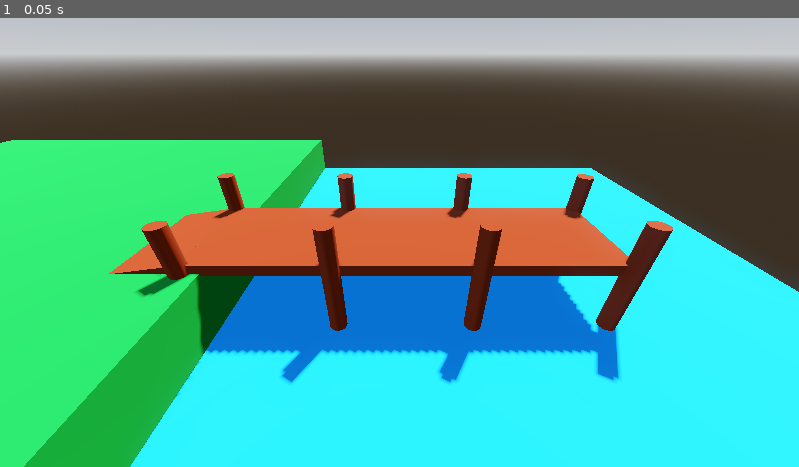
Above: before the commit, frame 1.
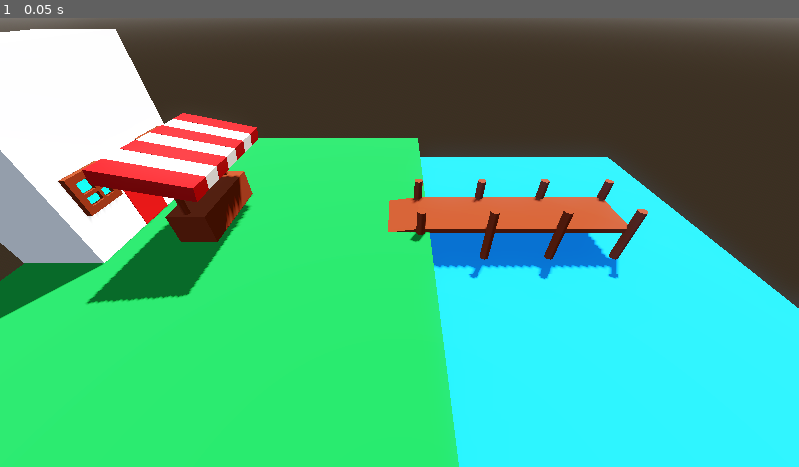
Above: after the commit, the same moment.

Repository: SearedBacon/Fishing-Boi
Game: Godot game, scene res://scenes/level_1.tscn
Two runs of this game, one before a commit and one after it. Both use one fixed random seed, a clock stepped at 60 frames per second and the inputs below.
Inputs:
- Up to frame 1 (0.05 s): no input

The runs differ from the first frame. In frame 1, 61% of the frame differs, in the area x 0-100%, y 0-100%.

Commit message:
added detail to shop and created a sell stall

Diff:
--- a/scenes/level_1.tscn
+++ b/scenes/level_1.tscn
@@ -2,6 +2,7 @@
 
 [ext_resource type="Script" uid="uid://cthanm8naway1" path="res://scripts/level_1.gd" id="1_014kd"]
 [ext_resource type="PackedScene" uid="uid://cuo8gfhkuj1sp" path="res://scenes/upgrade_shop.tscn" id="2_bswci"]
+[ext_resource type="PackedScene" uid="uid://dw2gc2ovfuieo" path="res://scenes/window.tscn" id="3_rus8k"]
 
 [sub_resource type="ProceduralSkyMaterial" id="ProceduralSkyMaterial_014kd"]
 sky_horizon_color = Color(0.66224277, 0.6717428, 0.6867428, 1)
@@ -40,10 +41,24 @@
 [sub_resource type="StandardMaterial3D" id="StandardMaterial3D_bswci"]
 
 [sub_resource type="StandardMaterial3D" id="StandardMaterial3D_rus8k"]
-albedo_color = Color(0, 1, 0.9333334, 1)
+albedo_color = Color(0.8301911, 3.3210217e-06, 6.738305e-07, 1)
+
+[sub_resource type="SphereMesh" id="SphereMesh_5xbjy"]
 
 [sub_resource type="StandardMaterial3D" id="StandardMaterial3D_5xbjy"]
 albedo_color = Color(0.5, 0.17500001, 0, 1)
+
+[sub_resource type="StandardMaterial3D" id="StandardMaterial3D_4nkto"]
+albedo_color = Color(0.5, 0.17500001, 0, 1)
+
+[sub_resource type="CylinderMesh" id="CylinderMesh_fcfvj"]
+material = SubResource("StandardMaterial3D_4nkto")
+height = 8.0
+
+[sub_resource type="StandardMaterial3D" id="StandardMaterial3D_fcfvj"]
+
+[sub_resource type="StandardMaterial3D" id="StandardMaterial3D_pa8r4"]
+albedo_color = Color(0.7425065, 2.7915835e-06, 5.7756904e-07, 1)
 
 [node name="Level1" type="Node3D" unique_id=267723521]
 script = ExtResource("1_014kd")
@@ -110,7 +125,7 @@
 material = SubResource("StandardMaterial3D_ihfcg")
 
 [node name="Camera3D" type="Camera3D" parent="." unique_id=1110458347]
-transform = Transform3D(1, 0, 0, 0, 0.8405288, 0.5417669, 0, -0.5417669, 0.8405288, -2.640092, 20.120394, 22.855976)
+transform = Transform3D(1, 0, 0, 0, 0.759646, 0.65033674, 0, -0.65033674, 0.759646, -23.383654, 36.665707, 43.84237)
 
 [node name="UpgradeShop" parent="." unique_id=1040199959 instance=ExtResource("2_bswci")]
 visible = false
@@ -118,18 +133,59 @@
 [node name="UpgradeStore" type="Node" parent="." unique_id=2025663157]
 
 [node name="Big" type="CSGBox3D" parent="UpgradeStore" unique_id=683135695]
-transform = Transform3D(1, 0, 0, 0, 1, 0, 0, 0, 1, -73.708664, 20.680708, 0)
-size = Vector3(12, 30, 25)
+transform = Transform3D(1, 0, 0, 0, 1, 0, 0, 0, 1, -73.708664, 19.00395, 0)
+size = Vector3(12, 26.646484, 25)
 material = SubResource("StandardMaterial3D_bswci")
 
-[node name="Window" type="Node" parent="UpgradeStore" unique_id=1824840700]
+[node name="Window" parent="UpgradeStore" unique_id=2024856384 instance=ExtResource("3_rus8k")]
+transform = Transform3D(1, 0, 0, 0, 1, 0, 0, 0, 1, -70.03325, 15.074189, 6.5588875)
 
-[node name="Glass" type="CSGBox3D" parent="UpgradeStore/Window" unique_id=773554245]
-transform = Transform3D(1, 0, 0, 0, 1, 0, 0, 0, 1, -70.130394, 15.45046, 7.987273)
-size = Vector3(5, 5, 5)
+[node name="Window2" parent="UpgradeStore" unique_id=1348261009 instance=ExtResource("3_rus8k")]
+transform = Transform3D(1, 0, 0, 0, 1, 0, 0, 0, 1, -70.03325, 15.074189, -7.9710264)
+
+[node name="Door" type="CSGBox3D" parent="UpgradeStore" unique_id=1887611465]
+transform = Transform3D(1, 0, 0, 0, 1, 0, 0, 0, 1, -69.15761, 11.440815, -0.24905443)
+size = Vector3(3, 12, 6)
 material = SubResource("StandardMaterial3D_rus8k")
 
-[node name="CSGBox3D" type="CSGBox3D" parent="UpgradeStore/Window" unique_id=257441217]
-transform = Transform3D(1, 0, 0, 0, 1, 0, 0, 0, 1, -67.936844, 15.551804, 10.294726)
-size = Vector3(1, 7, 1)
+[node name="DoorKnob" type="MeshInstance3D" parent="UpgradeStore" unique_id=1795827457]
+transform = Transform3D(1, 0, 0, 0, 1, 0, 0, 0, 1, -67.342606, 11.898859, -2.320839)
+mesh = SubResource("SphereMesh_5xbjy")
+
+[node name="StandBase" type="CSGBox3D" parent="UpgradeStore" unique_id=1661069985]
+transform = Transform3D(1, 0, 0, 0, 1, 0, 0, 0, 1, -56.06577, 8.161159, 0)
+size = Vector3(6, 5, 15)
 material = SubResource("StandardMaterial3D_5xbjy")
+
+[node name="StandPole" type="MeshInstance3D" parent="UpgradeStore" unique_id=971282720]
+transform = Transform3D(1, 0, 0, 0, 1, 0, 0, 0, 1, -56.27656, 14.5441475, 6.520095)
+mesh = SubResource("CylinderMesh_fcfvj")
+
+[node name="StandPole2" type="MeshInstance3D" parent="UpgradeStore" unique_id=703392417]
+transform = Transform3D(1, 0, 0, 0, 1, 0, 0, 0, 1, -56.27656, 14.5441475, -6.3378687)
+mesh = SubResource("CylinderMesh_fcfvj")
+
+[node name="Cover" type="CSGBox3D" parent="UpgradeStore" unique_id=412435825]
+transform = Transform3D(0.979017, 0.20377845, 0, -0.20377845, 0.979017, 0, 0, 0, 1, -54.514034, 18.809708, 2.1103516)
+size = Vector3(12, 2, 21)
+material = SubResource("StandardMaterial3D_fcfvj")
+
+[node name="COLOR" type="CSGBox3D" parent="UpgradeStore" unique_id=509831782]
+transform = Transform3D(0.9788674, 0.20449604, 0, -0.20449604, 0.9788674, 0, 0, 0, 1, -54.51708, 18.809925, 11.119067)
+size = Vector3(12.052734, 2.0108643, 3)
+material = SubResource("StandardMaterial3D_pa8r4")
+
+[node name="COLOR2" type="CSGBox3D" parent="UpgradeStore" unique_id=2091549200]
+transform = Transform3D(0.9788674, 0.20449604, 0, -0.20449604, 0.9788674, 0, 0, 0, 1, -54.517, 18.81, 5.119)
+size = Vector3(12.052734, 2.0108643, 3)
+material = SubResource("StandardMaterial3D_pa8r4")
+
+[node name="COLOR3" type="CSGBox3D" parent="UpgradeStore" unique_id=398607384]
+transform = Transform3D(0.9788674, 0.20449604, 0, -0.20449604, 0.9788674, 0, 0, 0, 1, -54.517, 18.81, -0.881)
+size = Vector3(12.052734, 2.0108643, 3)
+material = SubResource("StandardMaterial3D_pa8r4")
+
+[node name="COLOR4" type="CSGBox3D" parent="UpgradeStore" unique_id=1020776543]
+transform = Transform3D(0.9788674, 0.20449604, 0, -0.20449604, 0.9788674, 0, 0, 0, 1, -54.517, 18.81, -6.881)
+size = Vector3(12.052734, 2.0108643, 3)
+material = SubResource("StandardMaterial3D_pa8r4")
--- /dev/null
+++ b/scenes/window.tscn
@@ -0,0 +1,43 @@
+[gd_scene format=3 uid="uid://dw2gc2ovfuieo"]
+
+[sub_resource type="StandardMaterial3D" id="StandardMaterial3D_rus8k"]
+albedo_color = Color(0, 1, 0.9333334, 1)
+
+[sub_resource type="StandardMaterial3D" id="StandardMaterial3D_5xbjy"]
+albedo_color = Color(0.5, 0.17500001, 0, 1)
+
+[node name="Window" type="CSGBox3D" unique_id=2024856384]
+
+[node name="Glass" type="CSGBox3D" parent="." unique_id=1218254691]
+size = Vector3(5, 5, 5)
+material = SubResource("StandardMaterial3D_rus8k")
+
+[node name="WoodOutline" type="CSGBox3D" parent="." unique_id=1606089231]
+transform = Transform3D(1, 0, 0, 0, 1, 0, 0, 0, 1, 2.5695305, 0.2096858, 2.7860627)
+size = Vector3(1, 5.503845, 1)
+material = SubResource("StandardMaterial3D_5xbjy")
+
+[node name="WoodOutline2" type="CSGBox3D" parent="." unique_id=516695810]
+transform = Transform3D(1, 0, 0, 0, 0.00010474125, 1, 0, -1, 0.00010474125, 2.5664113, 2.4584231, 0)
+size = Vector3(1, 5.389084, 1)
+material = SubResource("StandardMaterial3D_5xbjy")
+
+[node name="WoodOutline3" type="CSGBox3D" parent="." unique_id=999396754]
+transform = Transform3D(1, 0, 0, 0, -4.371139e-08, 1, 0, -1, -4.371139e-08, 2.5637798, -2.0625818, 0)
+size = Vector3(1, 5.4802246, 1)
+material = SubResource("StandardMaterial3D_5xbjy")
+
+[node name="WoodOutline4" type="CSGBox3D" parent="." unique_id=583970949]
+transform = Transform3D(1, 0, 0, 0, 1, 0, 0, 0, 1, 2.5617785, 0.28730154, -2.2642655)
+size = Vector3(1, 5.345337, 1)
+material = SubResource("StandardMaterial3D_5xbjy")
+
+[node name="WoodOutline5" type="CSGBox3D" parent="." unique_id=1743384508]
+transform = Transform3D(1, 0, 0, 0, -4.371139e-08, 1, 0, -1, -4.371139e-08, 2.8135145, 0, 0)
+size = Vector3(0.5, 5.345, 0.5)
+material = SubResource("StandardMaterial3D_5xbjy")
+
+[node name="WoodOutline6" type="CSGBox3D" parent="." unique_id=1812787263]
+transform = Transform3D(1, 0, 0, 0, 1, 0, 0, 0, 1, 2.8127582, 0.11039686, 0)
+size = Vector3(0.5, 5.345, 0.5)
+material = SubResource("StandardMaterial3D_5xbjy")
